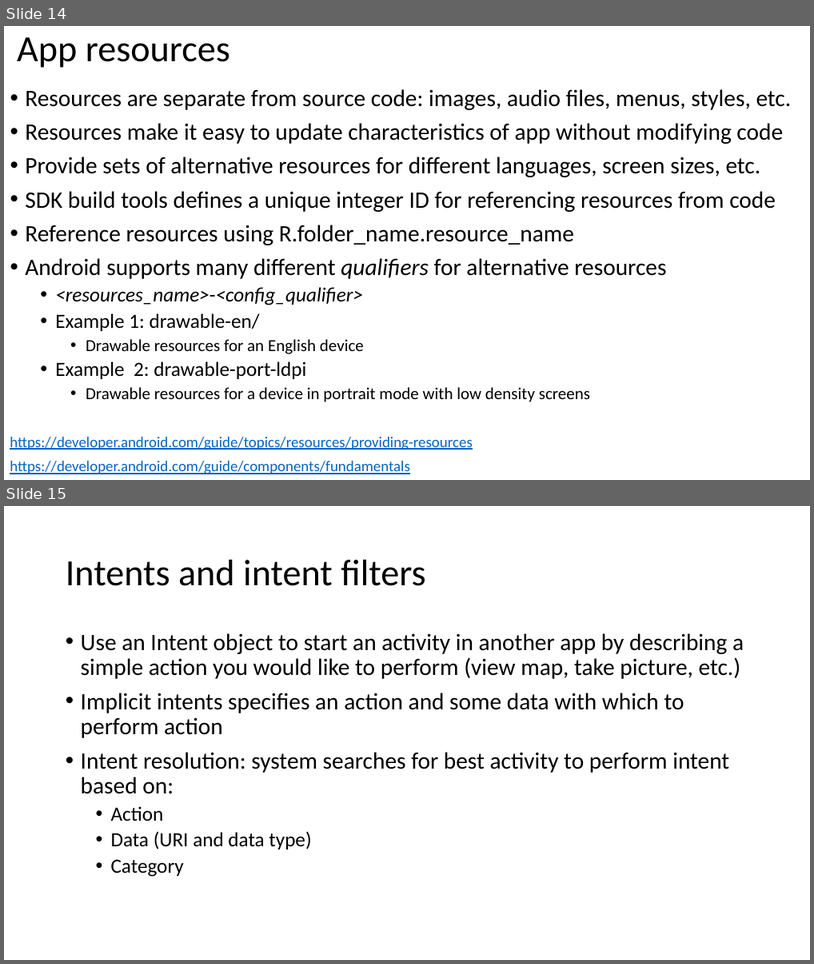
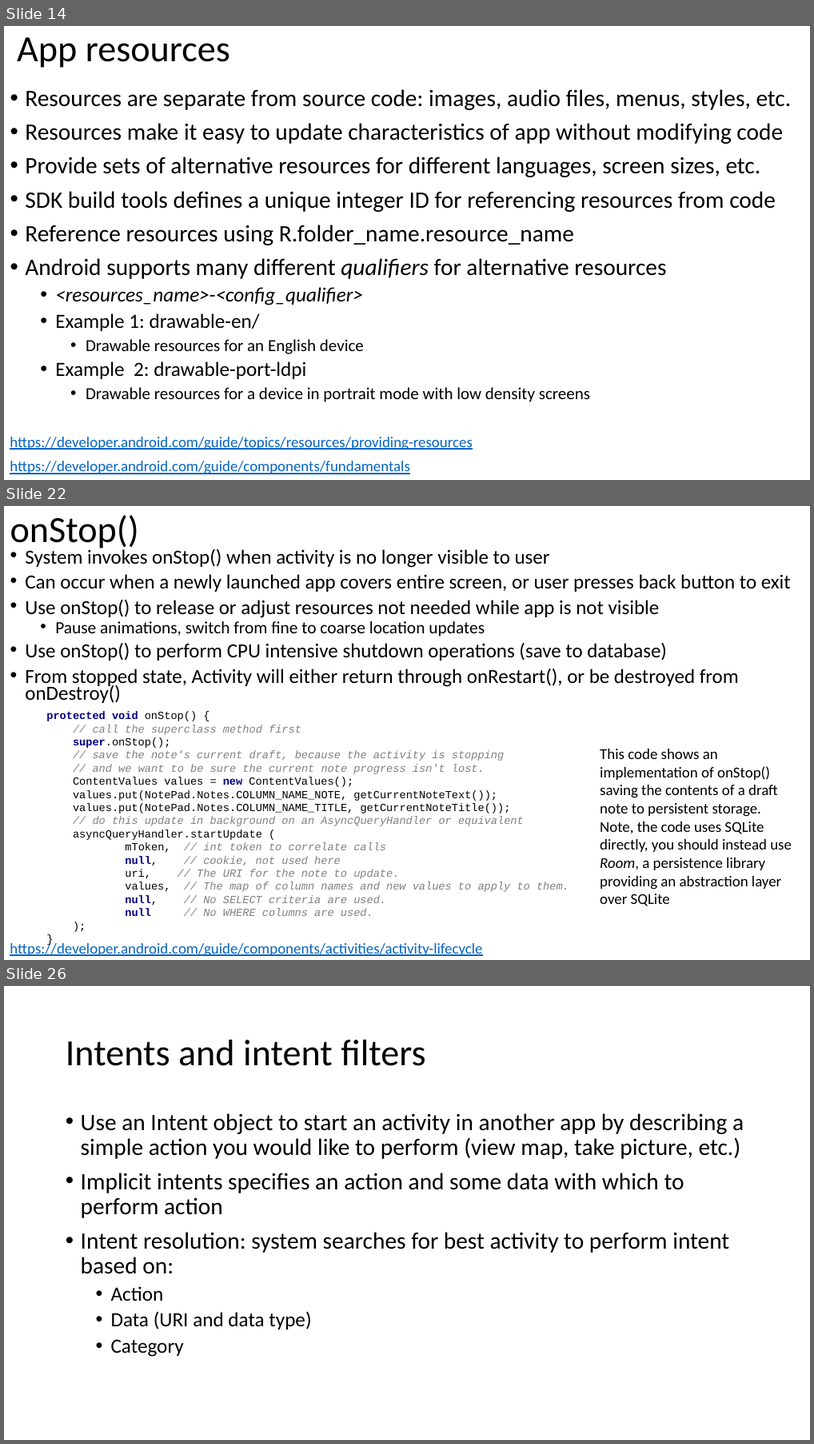
Before and after one commit to russellu/cs230, a slide deck: Lecture_06.pptx. Shown one above the other, each under a label of ours: slides 14 and 15 before the commit, slides 14, 22 and 26 after it; the slides between them are not shown. The pictures are 814x964 and 814x1444 pixels, drawn with LibreOffice and Linux fonts; fonts in the diff are those of the drawing. Boxes give left, top, right and bottom in pixels: in the first picture for what was removed or moved away, otherwise in the second. Text is boxed around its words. In the diff, an @@ line names an element or a change of style, - is before the commit and + after.

```diff
--- a/Lecture_06.pptx
+++ b/Lecture_06.pptx
@@ slide 22 added at box(4, 506, 810, 960), background #FFFFFF @@
@@ title added at box(10, 515, 139, 552), 44 pt, text #000000 @@
+onStop()
@@ text added at box(25, 547, 791, 703), 23.8 pt, text #000000 @@
+• System invokes onStop() when activity is no longer visible to user
+• Can occur when a newly launched app covers entire screen, or user presses back button to exit
+• Use onStop() to release or adjust resources not needed while app is not visible
+  • Pause animations, switch from fine to coarse location updates
+• Use onStop() to perform CPU intensive shutdown operations (save to database)
+• From stopped state, Activity will either return through onRestart(), or be destroyed from onDestroy()
@@ text added at box(46, 711, 570, 916), 13 pt, text #808080, italic @@
+protected void onStop() {
+// call the superclass method first
+super.onStop();
+// save the note's current draft, because the activity is stopping
+// and we want to be sure the current note progress isn't lost.
+ContentValues values = new ContentValues();
+values.put(NotePad.Notes.COLUMN_NAME_NOTE, getCurrentNoteText());
+values.put(NotePad.Notes.COLUMN_NAME_TITLE, getCurrentNoteTitle());
+// do this update in background on an AsyncQueryHandler or equivalent
+asyncQueryHandler.startUpdate (
+mToken, // int token to correlate calls
+null, // cookie, not used here
+uri, // The URI for the note to update.
+values, // The map of column names and new values to apply to them.
+null, // No SELECT criteria are used.
+null // No WHERE columns are used.
+);
+}
@@ text added at box(600, 748, 792, 906), 18 pt, text #000000 @@
+This code shows an implementation of onStop() saving the contents of a draft note to persistent storage. Note, the code uses SQLite directly, you should instead use Room, a persistence library providing an abstraction layer over SQLite
@@ text added at box(10, 940, 482, 956), 18 pt, text #0563C1, underline @@
+https://developer.android.com/guide/components/activities/activity-lifecycle
@@ what was slide 15 is now slide 26 @@
```
Also in this commit, not shown: 10 slides changed, 11 other slides added.
